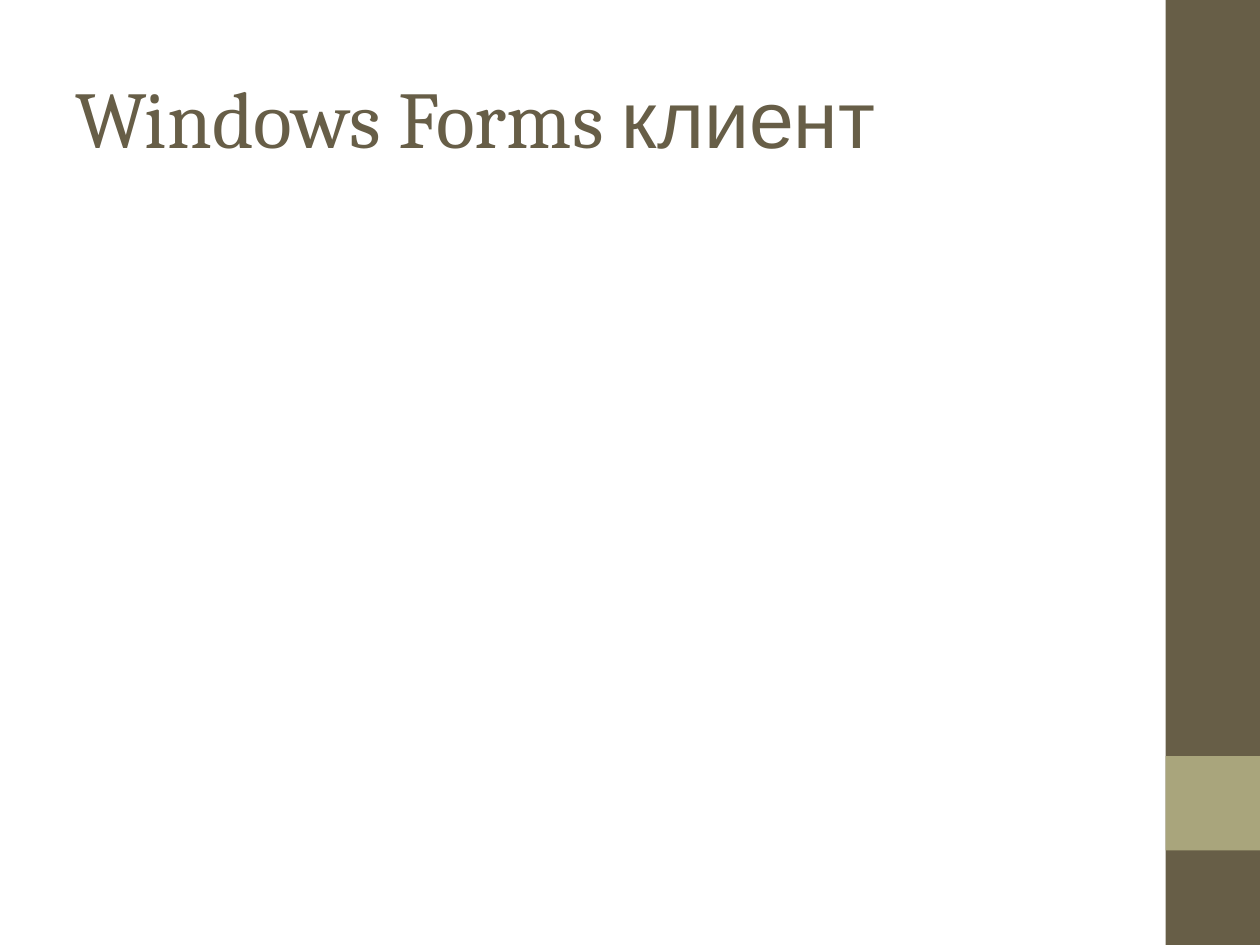
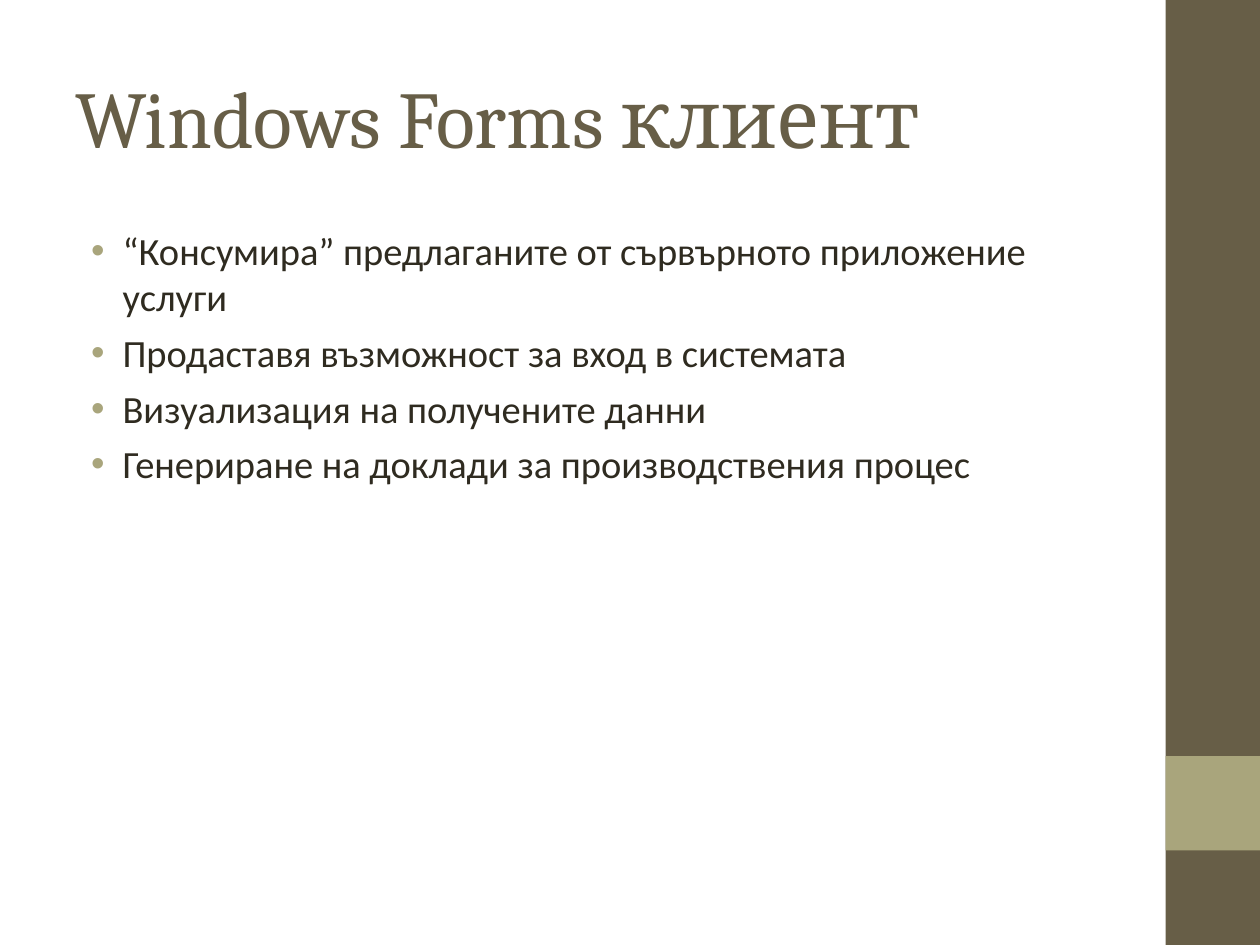
Before and after one commit to parbov/BSc_Dipl, a slide deck: slide 12 of documentation/presentation_Petko.ppt. Drawn at 1260x945 pixels with LibreOffice and Linux fonts; fonts in the diff are those of the drawing; background and template pictures are left out. Boxes give left, top, right and bottom in pixels: in the first picture for what was removed or moved away, otherwise in the second. Text is boxed around its words. In the diff, an @@ line names an element or a change of style, - is before the commit and + after.

```diff
--- a/documentation/presentation_Petko.ppt
+++ b/documentation/presentation_Petko.ppt
@@ title "Windows Forms клиент" at [75,92,919,149]: font Arial to Cambria in "клиент" @@
@@ text added at [123,237,1026,485], 22 pt, text #2F2B20 @@
+• “Консумира” предлаганите от сървърното приложение услуги
+• Продаставя възможност за вход в системата
+• Визуализация на получените данни
+• Генериране на доклади за производствения процес
```
Also in this commit, not shown: 5 other slides changed, 7 slides added, 5 slides removed.
